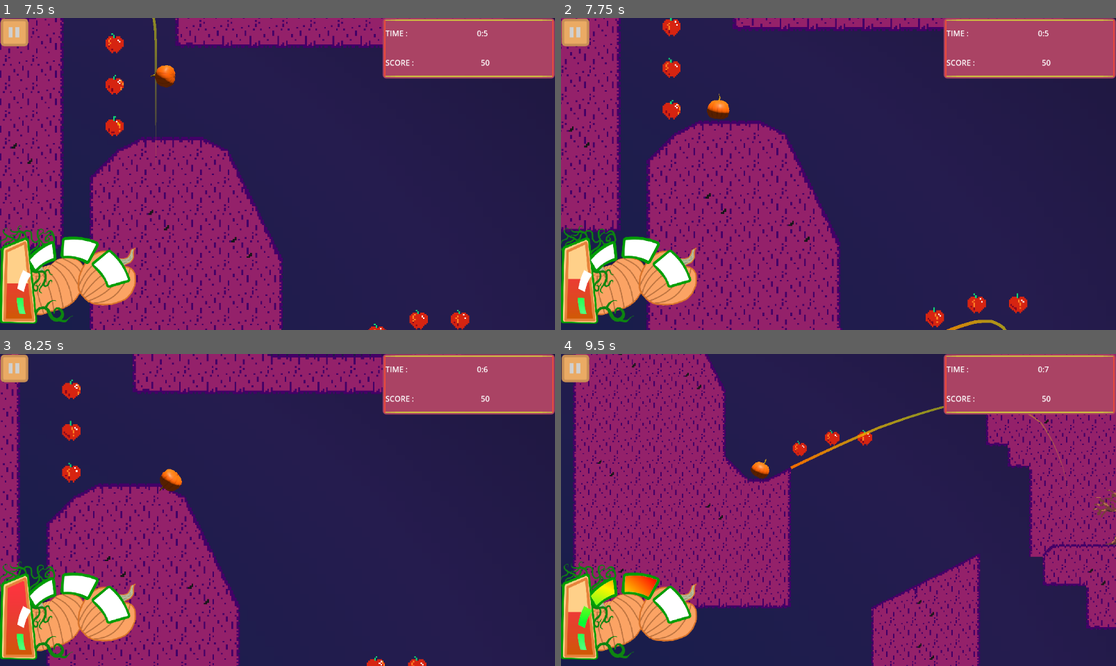
Above: before the commit, frames 1-4 (two rows, left to right).
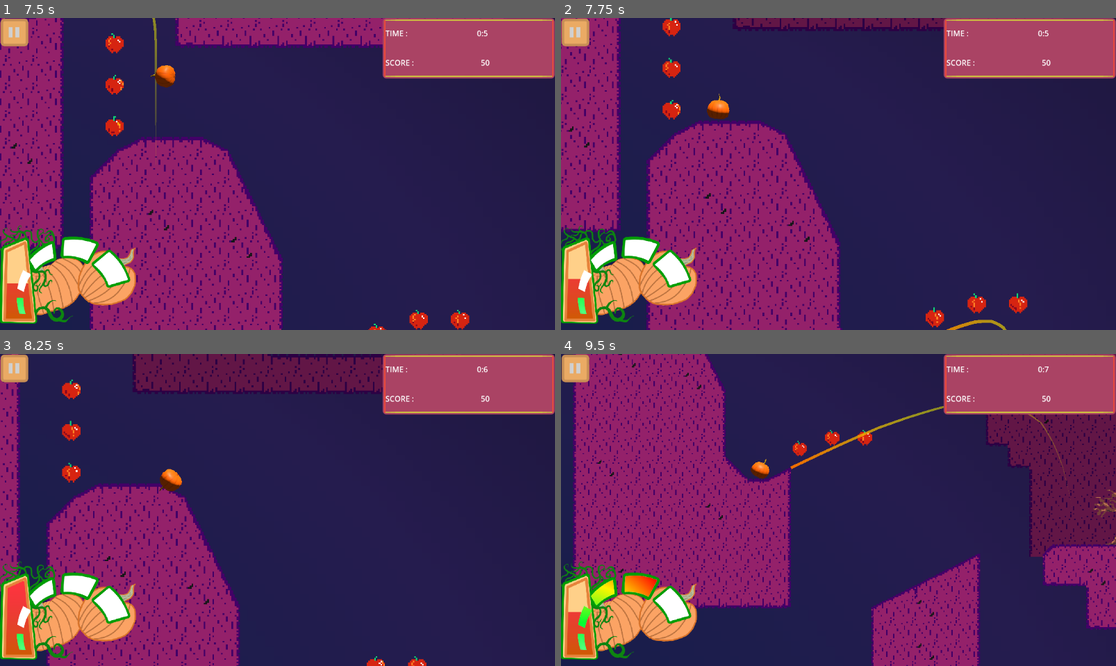
Above: after the commit, the same moments.

Repository: LettucePie/gwj-62-harvest
Game: Godot game, scene res://Play.tscn
The game is run twice, just before and just after one commit, with the same random seed, the same clock (stepped at 60 frames per second) and the same inputs.
Inputs:
- Up to frame 1 (7.5 s): hold W (accelerate) 0.53-1.25 s; click "Play" at 1.25 s; click "GO!" at 2 s; hold S (brake) 2.78-3.53 s; hold W (accelerate) 3.53-5.03 s; hold S (brake) 5.03-7.28 s; hold W (accelerate) from 7.28 s (still down)
- Up to frame 2 (7.75 s): keep holding W (accelerate)
- Up to frame 3 (8.25 s): keep holding W (accelerate)
- Up to frame 4 (9.5 s): keep holding W (accelerate)

Frame 1 is identical in both runs. In frame 2, 1.5% of the frame differs, in the area x 30-70%, y 0-5%; in frame 3, 5.6%; in frame 4, 7.5%, in the area x 76-100%, y 0-66%.

Commit message:
Added path layers to prevent sequence breaking

Diff:
--- a/gameplay/player_follow.gd
+++ b/gameplay/player_follow.gd
@@ -26,6 +26,7 @@
 var ramp_area : Area2D = null
 var landing_progress : float = 0.0
 var current_ramp : RampPath = null
+var current_paths : PackedInt32Array = [1]
 var launched_ramps : Array = []
 var status = "soaring"
 var slammed : bool = false
@@ -60,6 +61,8 @@
 	launched_ramps.clear()
 	speed_stage = 1
 	speed_shift = 0
+	current_paths.clear()
+	current_paths.append(1)
 #	soar_shift = 0
 	slammed = false
 	braking = false
@@ -98,6 +101,7 @@
 		$sfx.play()
 	braking = false
 	status = "riding"
+	current_paths = current_ramp.layer_paths
 	emit_signal("landed", current_ramp)
 	emit_signal("speed_stage_shift", speed_stage)
 
@@ -294,8 +298,9 @@
 
 func _on_area_2d_area_entered(area):
 	if area.is_in_group("ramp") and ramp_area != area and status == "soaring":
-		ramp_area = area
-		print("Ramp: ", area.get_parent().name, " Entered")
+		if area.get_parent().has_paths(current_paths):
+			ramp_area = area
+			print("Ramp: ", area.get_parent().name, " Entered")
 	if area.is_in_group("dead") and status == "soaring":
 		print("Player touched deadzone")
 		emit_signal("dead")
--- a/levels/ramps/ramp_path.gd
+++ b/levels/ramps/ramp_path.gd
@@ -3,7 +3,7 @@
 class_name RampPath
 
 @export var finish : bool = false
-@export var layer_paths : PackedInt32Array
+@export var layer_paths : PackedInt32Array = [1]
 
 var baked_points : PackedVector2Array = []
 var baked_points_rounded : PackedVector2Array = []
@@ -46,6 +46,15 @@
 	$area/box.shape = area_shape
 
 
+func has_paths(paths):
+	var valid = false
+	for p in paths:
+		for lp in layer_paths:
+			if p == lp:
+				valid = true
+	return valid
+
+
 func adopt_player(player : PathFollow2D):
 	player.get_parent().remove_child(player)
 	add_child(player)
--- a/levels/stage.gd
+++ b/levels/stage.gd
@@ -16,6 +16,7 @@
 var player : Player
 var player_vis : Node2D
 var launch : Launch
+var ramps : Array
 var start_time : int
 var travel : float
 var travel_percent : float
@@ -60,14 +61,29 @@
 	goal_post_pos = goal.get_parent().to_global(goal.position)
 	goal_post_pos += goal.curve.get_point_position(goal.curve.get_point_count() - 1)
 	## Connection
+	player.connect("landed", player_landed)
 	player.connect("dead", player_dead)
 	player.connect("collect", player_collect)
 	player.connect("goal_reached", player_finish)
+	## Gather
+	ramps = get_tree().get_nodes_in_group("ramp_path")
 
 
 func start_stage():
 	start_time = Time.get_ticks_msec()
 	player.startup(checkpoint.position)
+	ramps = get_tree().get_nodes_in_group("ramp_path")
+
+
+func player_landed(ramp):
+	print("Player Landed on Ramp: ", ramp)
+	if ramps != null:
+		for r in ramps:
+			if r.has_paths(player.current_paths):
+				r.modulate = Color.WHITE
+			else:
+				r.modulate = Color.DARK_GRAY
+
 
 
 func player_dead():
--- a/levels/stage_1.tscn
+++ b/levels/stage_1.tscn
@@ -109,12 +109,15 @@
 
 [node name="finish_line" parent="." instance=ExtResource("12_ca3pd")]
 position = Vector2(8004, 2033)
+layer_paths = [1, 2]
 
 [node name="ramp_4" parent="." instance=ExtResource("9_s0bjv")]
 position = Vector2(-54, 65)
+layer_paths = [1, 2]
 
 [node name="ramp_2" parent="." instance=ExtResource("8_r74vh")]
 position = Vector2(1222, 475)
+layer_paths = [2]
 
 [node name="flat_1" parent="." instance=ExtResource("7_qkqwt")]
 position = Vector2(1421, 176)
@@ -124,18 +127,23 @@
 
 [node name="ramp_5" parent="." instance=ExtResource("13_16a3l")]
 position = Vector2(2098, 1271)
+layer_paths = [2]
 
 [node name="flat_2" parent="." instance=ExtResource("14_iyj0o")]
 position = Vector2(2602, 1243)
+layer_paths = [2]
 
 [node name="ramp_6" parent="." instance=ExtResource("13_16a3l")]
 position = Vector2(4096, 1163)
+layer_paths = [1, 2]
 
 [node name="ramp_1" parent="." instance=ExtResource("6_3c0e6")]
 position = Vector2(4604, 1157)
+layer_paths = [1, 2]
 
 [node name="ramp_7" parent="." instance=ExtResource("8_r74vh")]
 position = Vector2(5596, 1512)
+layer_paths = [1, 2]
 
 [node name="flat_4" parent="." instance=ExtResource("16_0271g")]
 position = Vector2(6452, 1980)
@@ -145,9 +153,11 @@
 
 [node name="flat_3" parent="." instance=ExtResource("7_qkqwt")]
 position = Vector2(6400, 2080)
+layer_paths = [2]
 
 [node name="ramp_8" parent="." instance=ExtResource("13_16a3l")]
 position = Vector2(7392, 1920)
+layer_paths = [2]
 
 [node name="collectables" type="Node2D" parent="."]
 
